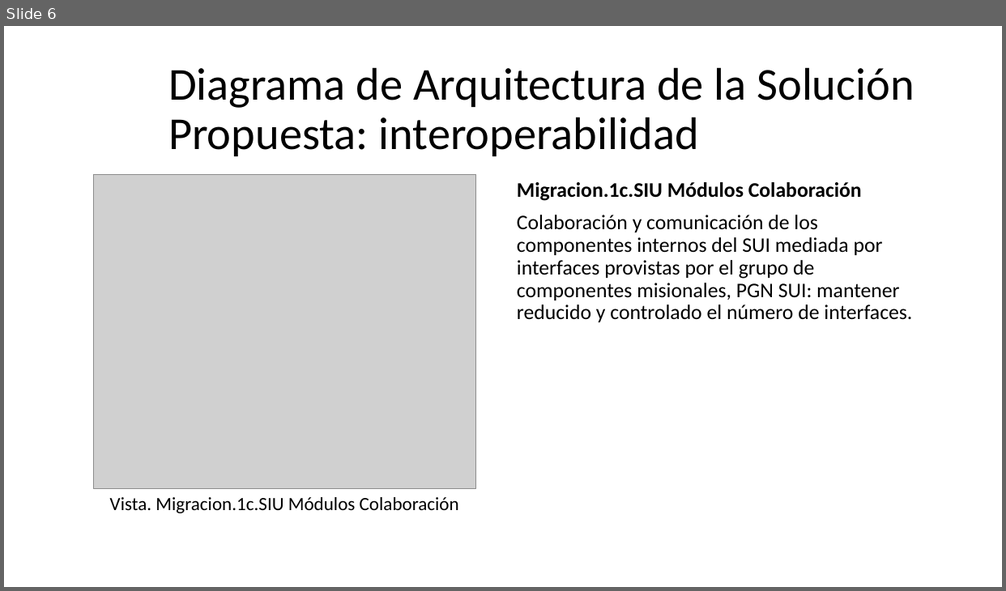
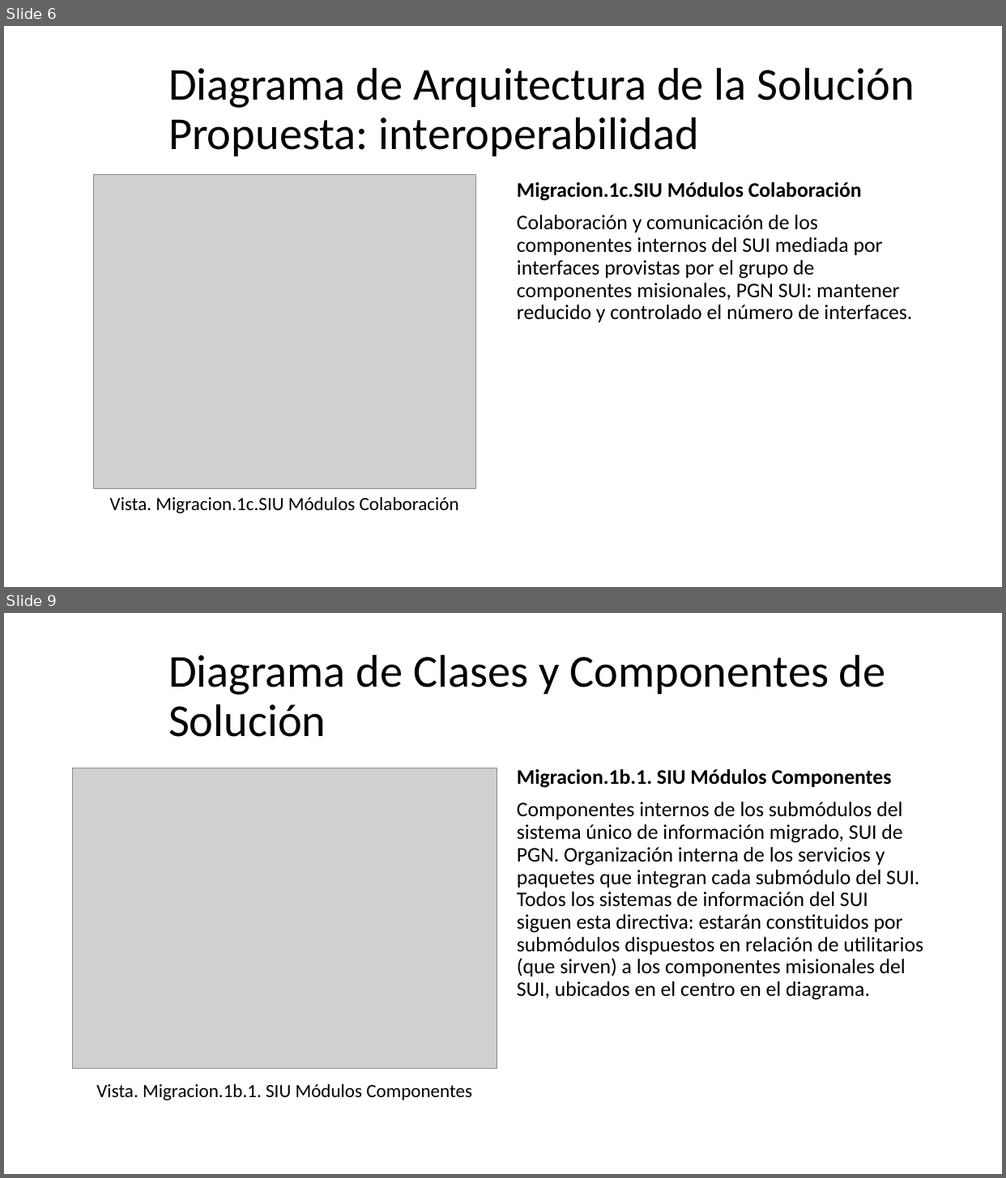
Before and after one commit to hwong23/pgn-078, a slide deck: content/pptxoutpt.pptx. Shown one above the other, each under a label of ours: slide 6 before the commit, slides 6 and 9 after it; the slides between them are not shown. The pictures are 1006x591 and 1006x1178 pixels, drawn with LibreOffice and Linux fonts; fonts in the diff are those of the drawing; grey boxes stand for pictures. Boxes give left, top, right and bottom in pixels: in the first picture for what was removed or moved away, otherwise in the second. Text is boxed around its words. In the diff, an @@ line names an element or a change of style, - is before the commit and + after.

```diff
--- a/content/pptxoutpt.pptx
+++ b/content/pptxoutpt.pptx
@@ slide 9 added at box(4, 613, 1002, 1174), background #FFFFFF @@
@@ title added at box(168, 654, 886, 737), 44 pt, text #000000 @@
+Diagrama de Clases y Componentes de Solución
@@ picture added at box(73, 768, 497, 1068) @@
@@ text added at box(517, 769, 923, 1000), 20 pt, text #000000 @@
+Migracion.1b.1. SIU Módulos Componentes
+Componentes internos de los submódulos del sistema único de información migrado, SUI de PGN. Organización interna de los servicios y paquetes que integran cada submódulo del SUI. Todos los sistemas de información del SUI siguen esta directiva: estarán constituidos por submódulos dispuestos en relación de utilitarios (que sirven) a los componentes misionales del SUI, ubicados en el centro en el diagrama.
@@ text added at box(96, 1084, 472, 1101), 18 pt, text #000000 @@
+Vista. Migracion.1b.1. SIU Módulos Componentes
```
Also in this commit, not shown: 1 other slide added, 5 other files.
